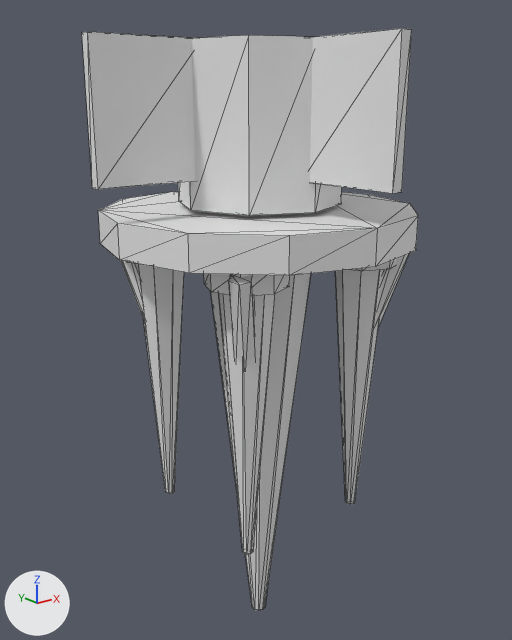
The glTF model models/orbital_core_mixer.glb as it was, and as the next commit left it.
Camera for both pictures: a camera (50 mm lens) standing at (-0.165, -0.204, 0.098) and looking at (0.002, 0.004, 0.015). The lights are fixed; the arrows at lower left show +X, +Y and +Z. The older version comes first. Mesh edges are drawn as thin lines. Vertices at exactly the same position are counted once.

Names of what the first picture shows: 'CoreMixingArray'.
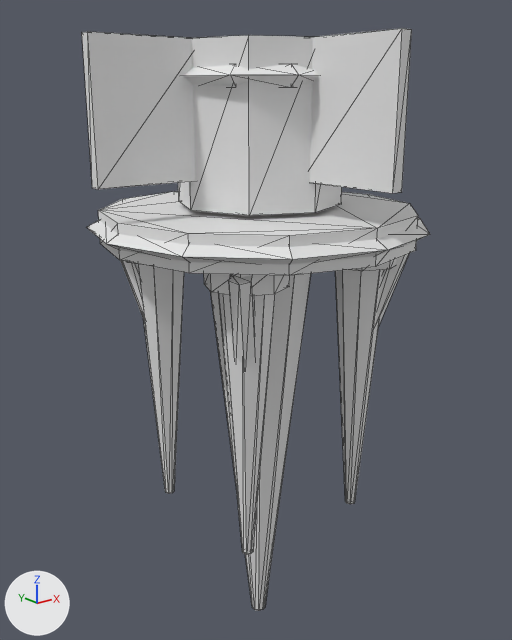
What the commit changed:
me_cone is used by ob_coremixingarray; location (0.0, 0.0, 0.0).
me_cone had 268 vertices, 460 faces and spanned x -0.065..0.065, y -0.065..0.065, z -0.116..0.117.
me_cone now has 334 vertices, 592 faces and spans x -0.065..0.065, y -0.065..0.065, z -0.116..0.117.
me_cone part 1: a new loose piece of 36 vertices spanning x -0.062..0.062, y -0.062..0.062, z 0.05..0.058.
me_cone part 2: a new loose piece of 30 vertices spanning x -0.034..0.034, y -0.032..0.032, z 0.102..0.108.

Location of each change, [x1, y1, x2, y2] in pixels of the pictures (512 x 640 px):
'CoreMixingArray', reshaped
    before: [82, 28, 418, 611]
    after: [82, 28, 430, 611]
part 1 of me_cone, added
    after: [86, 218, 430, 265]
part 2 of me_cone, added
    after: [182, 64, 319, 87]
